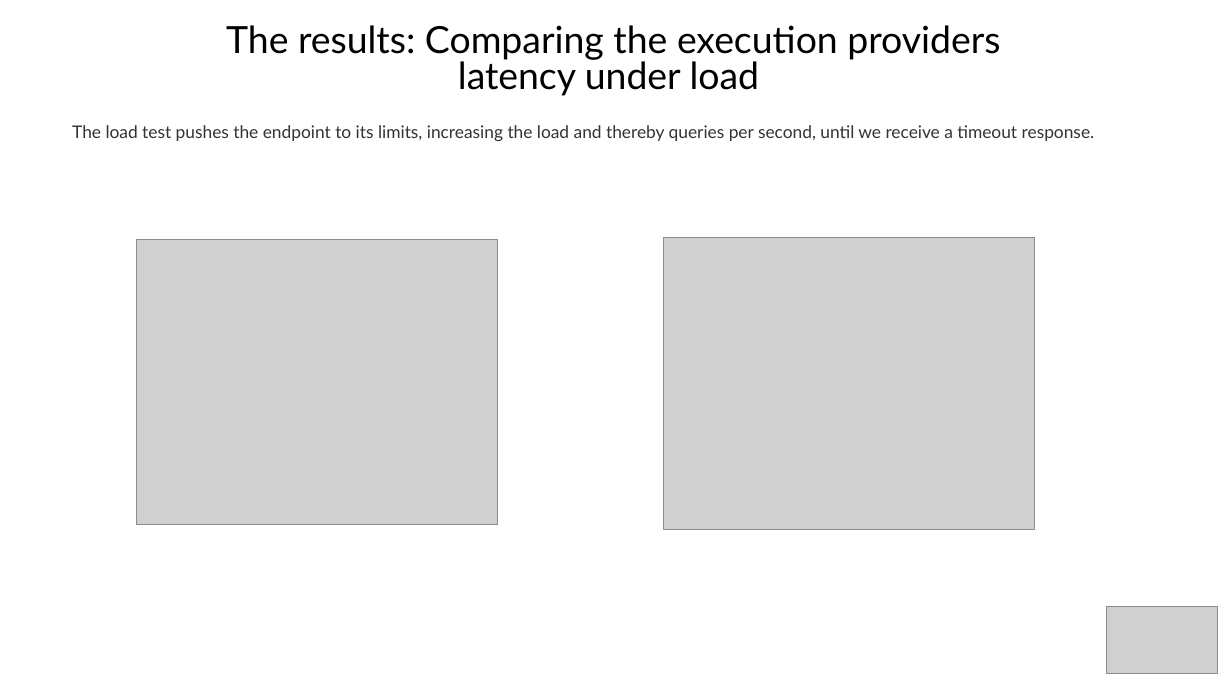
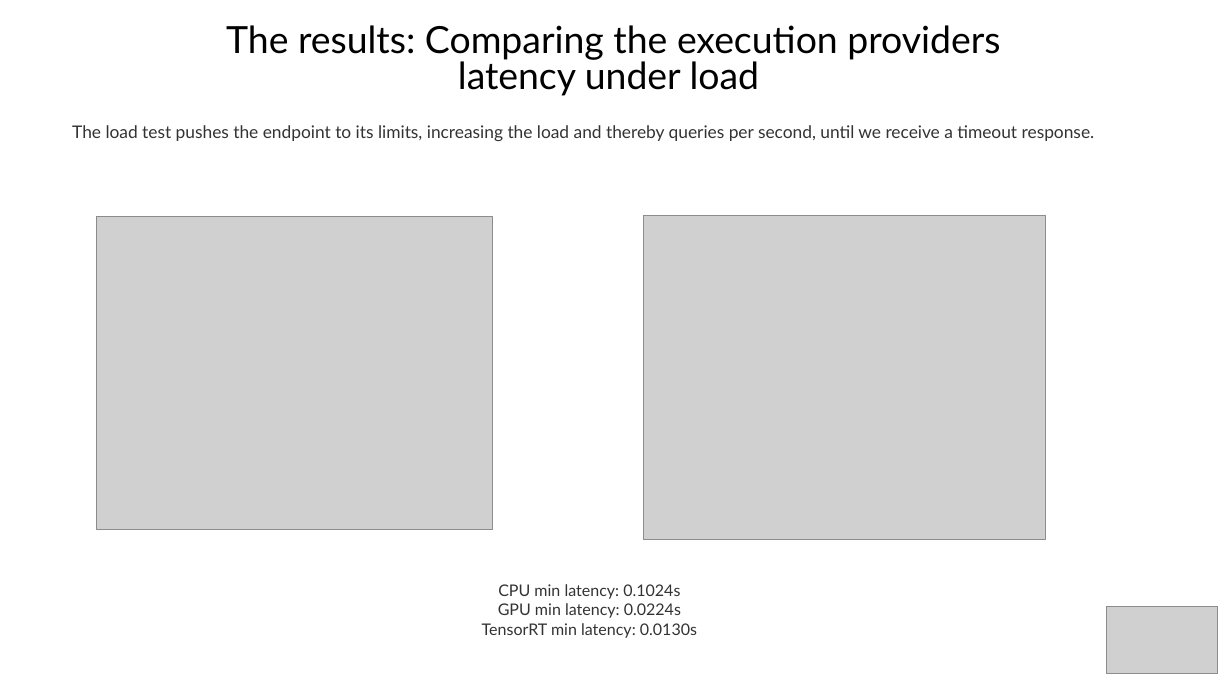
Before and after one commit to akinwilson/heed, a slide deck: slide 23 of reducing-inference-time.odp. Drawn at 1232x693 pixels with LibreOffice and Linux fonts; fonts in the diff are those of the drawing; grey boxes stand for pictures. Boxes give left, top, right and bottom in pixels: in the first picture for what was removed or moved away, otherwise in the second. Text is boxed around its words. In the diff, an @@ line names an element or a change of style, - is before the commit and + after.

Commit message:
presentation on QPS for tensorRT, cuda and MLAS

```diff
--- a/reducing-inference-time.odp
+++ b/reducing-inference-time.odp
@@ picture resized from (x1=137, y1=240, x2=498, y2=524) to (x1=96, y1=217, x2=493, y2=529) @@
@@ picture resized from (x1=664, y1=237, x2=1035, y2=529) to (x1=643, y1=216, x2=1045, y2=539) @@
@@ title added at (x1=482, y1=584, x2=697, y2=638), 12 pt, text #333333 @@
+CPU min latency: 0.1024s
+GPU min latency: 0.0224s
+TensorRT min latency: 0.0130s
```
Also in this commit, not shown: 3 other slides changed.
